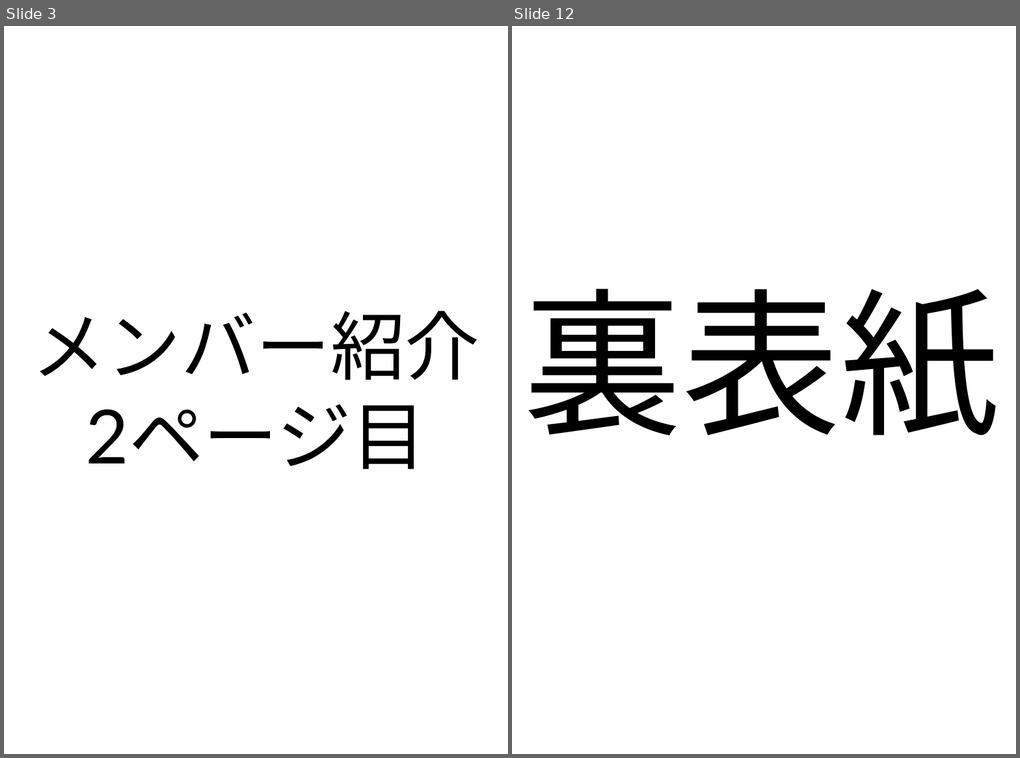
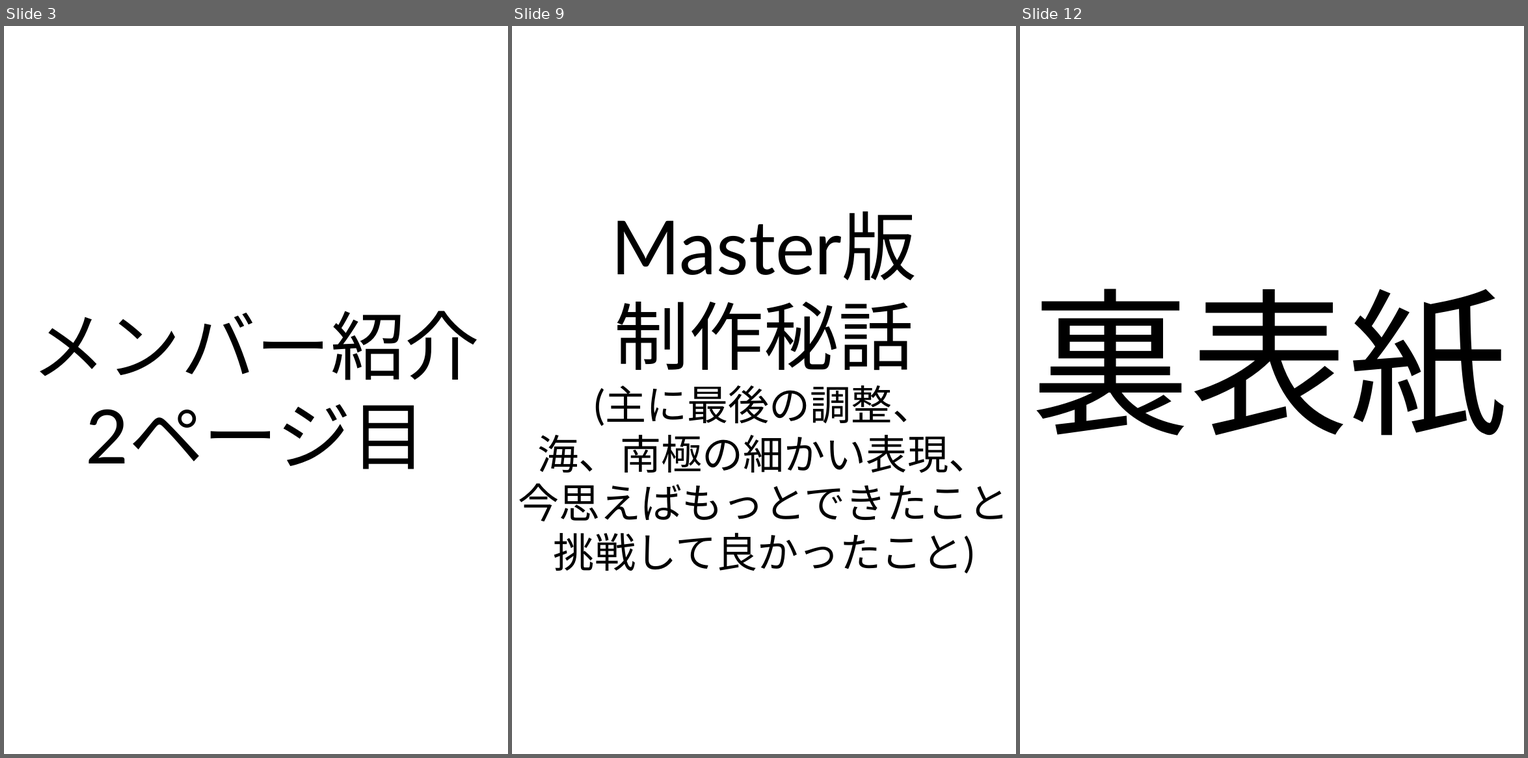
Before and after one commit to RitsukiObara/GraduationTeam, a slide deck: 07_Archive/Archive.pptx. Shown side by side, each under a label of ours: slides 3 and 12 before the commit, slides 3, 9 and 12 after it; the slides between them are not shown. The pictures are 1020x758 and 1528x758 pixels, drawn with LibreOffice and Linux fonts; fonts in the diff are those of the drawing. Boxes give left, top, right and bottom in pixels: in the first picture for what was removed or moved away, otherwise in the second. Text is boxed around its words. In the diff, an @@ line names an element or a change of style, - is before the commit and + after.

```diff
--- a/07_Archive/Archive.pptx
+++ b/07_Archive/Archive.pptx
@@ slide 9 added at bbox=[512, 26, 1016, 754], background #FFFFFF @@
@@ text added at bbox=[518, 211, 1009, 573], 44 pt, text #000000 @@
+Master版
+制作秘話
+(主に最後の調整、
+海、南極の細かい表現、
+今思えばもっとできたこと
+挑戦して良かったこと)
```
Also in this commit, not shown: 6 slides changed, 1 other slide added, 2 slides removed.
